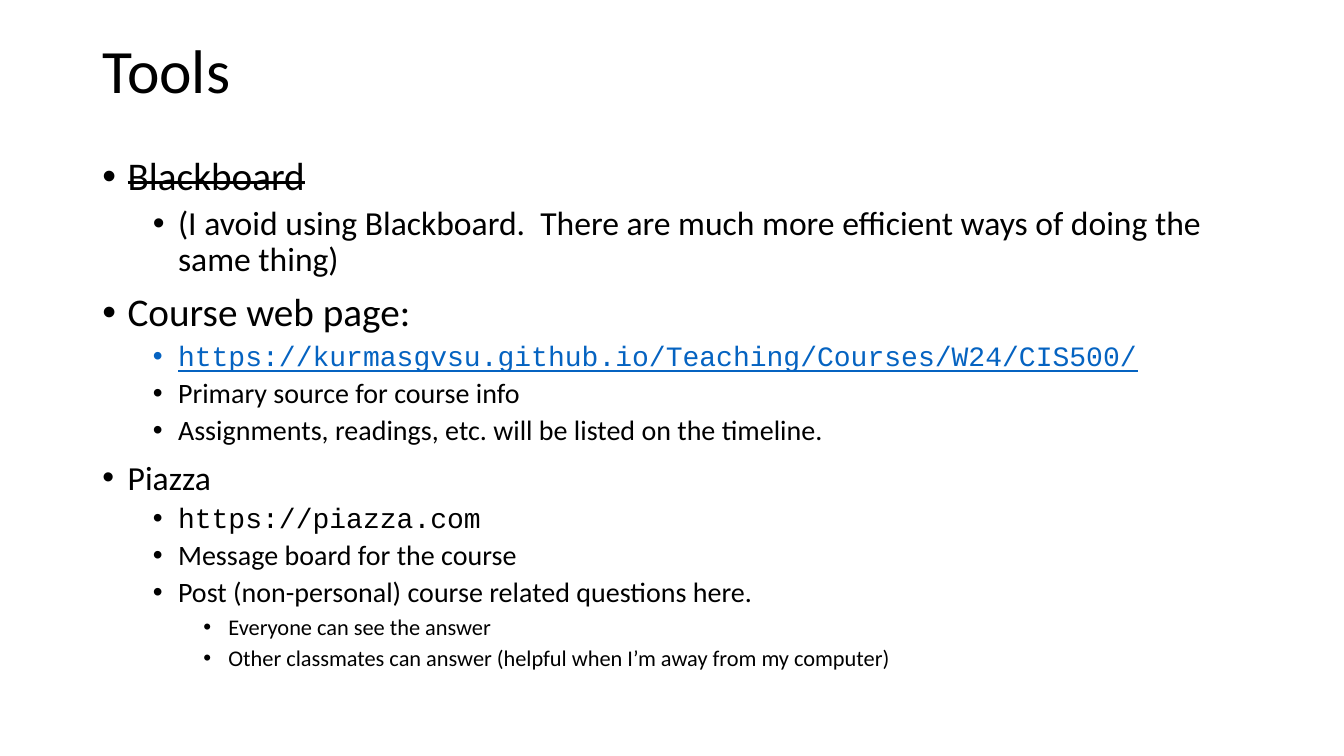
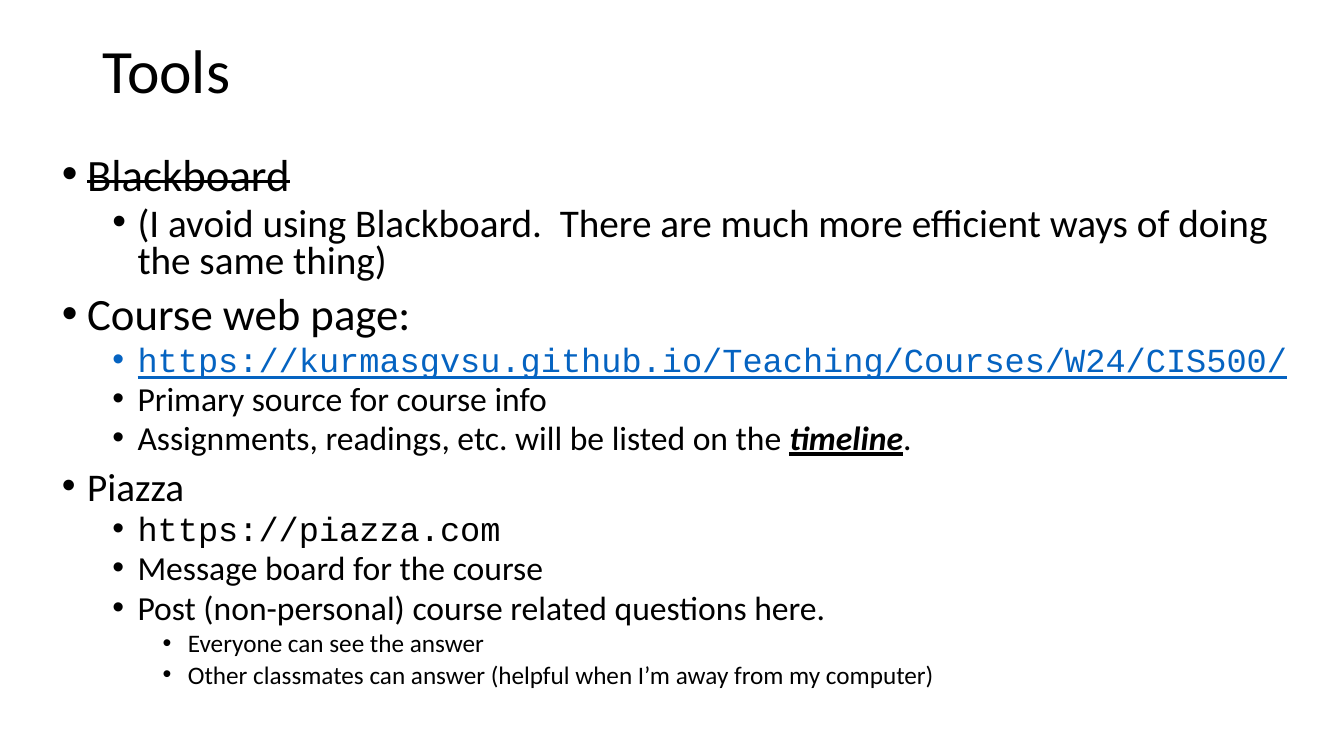
Before and after one commit to KurmasGVSU/KurmasGVSU.github.io, a slide deck: slide 5 of Teaching/Courses/W24/CIS500/LectureNotes/cis500_intro.pptx. Drawn at 1344x756 pixels with LibreOffice and Linux fonts; fonts in the diff are those of the drawing. Boxes give left, top, right and bottom in pixels: in the first picture for what was removed or moved away, otherwise in the second. Text is boxed around its words. In the diff, an @@ line names an element or a change of style, - is before the commit and + after.

```diff
--- a/Teaching/Courses/W24/CIS500/LectureNotes/cis500_intro.pptx
+++ b/Teaching/Courses/W24/CIS500/LectureNotes/cis500_intro.pptx
@@ text "Blackboard": place and size @@
-text "Blackboard" at (128, 162, 1201, 670)
+text "Blackboard" at (87, 160, 1288, 688)
@@ text "Blackboard" at (87, 160, 1288, 688): size 28 to 32 pt in "Blackboard", "Course web page:"; size 24 to 28 pt in "(I avoid using Blackboard. There are much ...", "Piazza"; size 20 to 24 pt in "https://kurmasgvsu.github.io/Teaching/Courses/W24/CIS500/", "Primary source for course info", "Assignments, readings, etc. will be listed on ...", "https://piazza.com" and 2 more places; bold on, italic on, underline on in "timeline."; size 16 to 18 pt in "Everyone can see the answer", "Other classmates can answer (helpful when I’m ..."; line spacing 0.9 to 0.8 @@
```
Also in this commit, not shown: 6 other slides changed, 4 other files.
